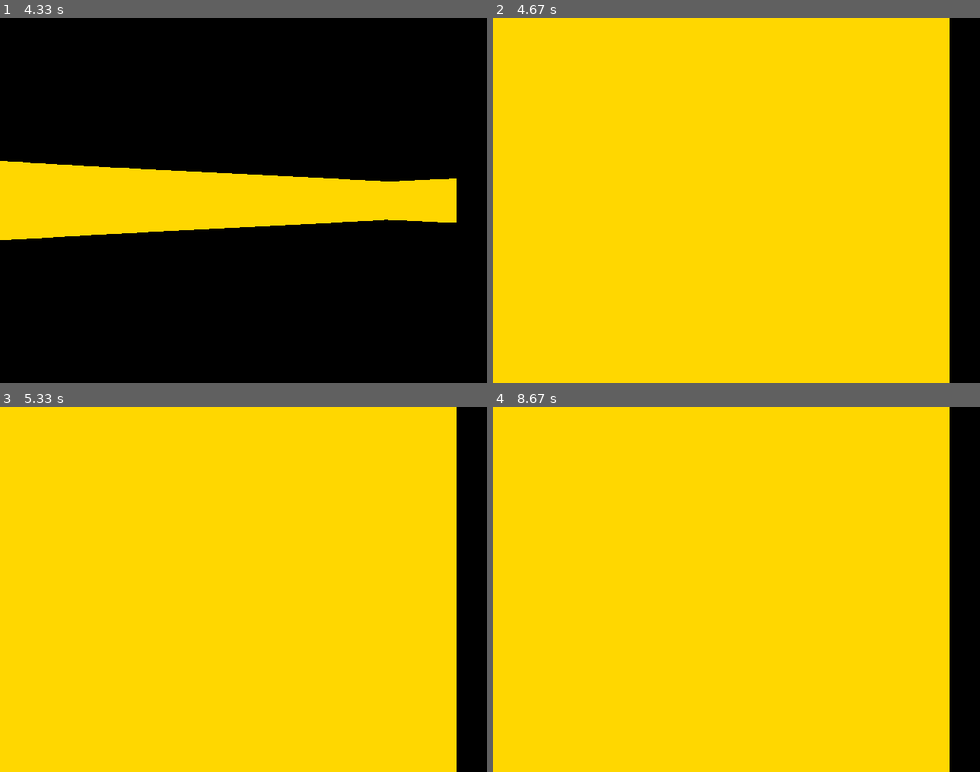
Above: before the commit, frames 1-4 (two rows, left to right).
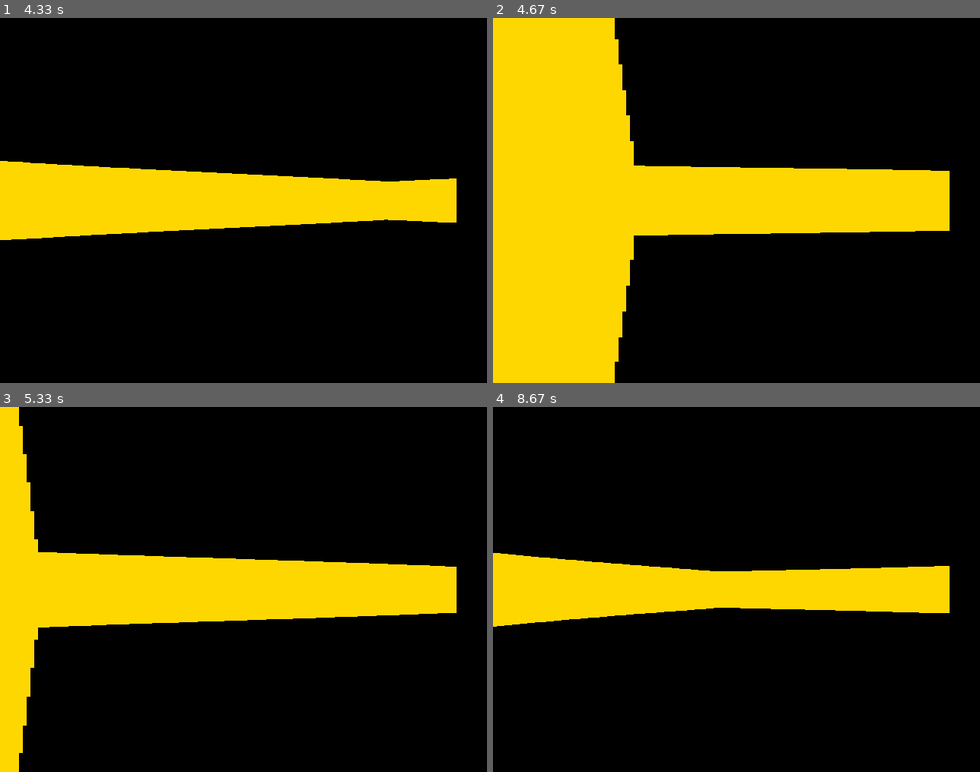
Above: after the commit, the same moments.

Repository: Ambreon866/raycasting-on-pygame
Game: pygame game, started from ray-млять.py
The game is run twice, just before and just after one commit, with the same random seed, the same clock (stepped at 60 frames per second) and the same inputs.
Inputs:
- Up to frame 1 (4.33 s): hold Right 0.33-0.8 s; hold Right 0.83-1.13 s; hold Right 1.17-1.63 s; hold Left 1.67-2.2 s; hold Down 2.23-2.53 s; hold Left 2.57-2.97 s; hold Up 3-3.37 s; hold Right 3.4-4.03 s; hold Down from 4.07 s (still down)
- Up to frame 2 (4.67 s): release Down at 4.43 s; hold Left from 4.47 s (still down)
- Up to frame 3 (5.33 s): release Left at 4.93 s; hold Right from 4.97 s (still down)
- Up to frame 4 (8.67 s): release Right at 5.43 s; hold Up 5.47-5.77 s; hold Right 5.8-6.27 s; hold Left 6.3-6.83 s; hold Down 6.87-7.17 s; hold Left 7.2-7.6 s; hold Up 7.63-8 s; hold Right from 8.03 s (still down)

Frame 1 is identical in both runs. In frame 2, 55% of the frame differs, in the area x 25-94%, y 0-100%; in frame 3, 73%; in frame 4, 81%, in the area x 0-94%, y 0-100%.

Commit message:
починил двери

Diff:
--- a/ray-млять.py
+++ b/ray-млять.py
@@ -22,11 +22,11 @@
 MAX_DEPTH = 800  # максимальная глубина проверки для луча
 SCALE = PROJECTION_PLANE_WIDTH // NUM_RAYS  # ширина полосы проекции для каждого луча
 
-# карта, определяющая стены ('#') и свободное просранство ('.')
+# карта, определяющая стены ('#'), свободное пространство ('.') и двери ('D')
 mini_map = [
     '########',
     '#......#',
-    '#......#',
+    '###D####',
     '#......#',
     '#......#',
     '#......#',
@@ -36,7 +36,12 @@
 
 # цвета
 BLACK = (0, 0, 0)  # черный цвет
-GOLD = (255, 215, 0)  # золотой цвет потому что дорого-богато
+GOLD = (255, 215, 0)  # золотой цвет
+GREEN = (0, 255, 0)  # зеленый цвет
+
+# состояние двери
+door_active = True
+door_open_time = 0
 
 # создание окна игры
 screen = pygame.display.set_mode((WIDTH, HEIGHT))
@@ -60,15 +65,24 @@
             map_x = int(target_x / TILE_SIZE)
             map_y = int(target_y / TILE_SIZE)
 
-            # если луч наткнулся на стену
-            if mini_map[map_y][map_x] == '#':
-                # корректируем глубину для устранения эффекта "рыбьего глаза"
-                depth *= math.cos(player_dir - start_angle)
-                # рассчитываем высоту стены
-                wall_height = 21000 / (depth + 0.0001)
-                # рисуем прямоугольник, представляющий стену
-                pygame.draw.rect(screen, GOLD, (ray * SCALE, HEIGHT // 2 - wall_height // 2, SCALE, wall_height))
-                break  # прекращаем дальнейшую проверку, так как стена найдена
+            # Проверка на выход за границы карты
+            if 0 <= map_x < MAP_WIDTH and 0 <= map_y < MAP_HEIGHT:
+                # если луч наткнулся на стену
+                if mini_map[map_y][map_x] == '#':
+                    # корректируем глубину для устранения эффекта "рыбьего глаза"
+                    depth *= math.cos(player_dir - start_angle)
+                    # рассчитываем высоту стены
+                    wall_height = 21000 / (depth + 0.0001)
+                    # рисуем прямоугольник, представляющий стену
+                    pygame.draw.rect(screen, GOLD, (ray * SCALE, HEIGHT // 2 - wall_height // 2, SCALE, wall_height))
+                    break  # прекращаем дальнейшую проверку, так как стена найдена
+                elif mini_map[map_y][map_x] == 'D':
+                    # Если дверь, проверяем, активна ли она
+                    if door_active:
+                        depth *= math.cos(player_dir - start_angle)
+                        wall_height = 21000 / (depth + 0.0001)
+                        pygame.draw.rect(screen, GREEN, (ray * SCALE, HEIGHT // 2 - wall_height // 2, SCALE, wall_height))
+                        break
 
         # Переходим к следующему углу для следующего луча
         start_angle += DELTA_ANGLE
@@ -91,13 +105,36 @@
     if keys[pygame.K_RIGHT]:
         player_dir += 0.04  # поворот вправо
     if keys[pygame.K_UP]:
-        # двигалка вперде
-        player_x += 5 * math.cos(player_dir)
-        player_y += 5 * math.sin(player_dir)
+        # расчет новой позиции
+        new_x = player_x + 5 * math.cos(player_dir)
+        new_y = player_y + 5 * math.sin(player_dir)
+        # переводим новые координаты в индексы карты
+        map_x = int(new_x / TILE_SIZE)
+        map_y = int(new_y / TILE_SIZE)
+        # проверяем, можно ли двигаться
+        if mini_map[map_y][map_x] != '#' or (mini_map[map_y][map_x] == 'D' and not door_active):
+            player_x = new_x
+            player_y = new_y
     if keys[pygame.K_DOWN]:
-        # двигалка назад
-        player_x -= 5 * math.cos(player_dir)
-        player_y -= 5 * math.sin(player_dir)
+        # расчет новой позиции
+        new_x = player_x - 5 * math.cos(player_dir)
+        new_y = player_y - 5 * math.sin(player_dir)
+        # переводим новые координаты в индексы карты
+        map_x = int(new_x / TILE_SIZE)
+        map_y = int(new_y / TILE_SIZE)
+        # проверяем, можно ли двигаться
+        if mini_map[map_y][map_x] != '#' or (mini_map[map_y][map_x] == 'D' and not door_active):
+            player_x = new_x
+            player_y = new_y
+
+    # Проверка нажатия пробела для открытия двери
+    if keys[pygame.K_SPACE] and door_active:
+        door_active = False
+        door_open_time = pygame.time.get_ticks()  # Запоминаем время открытия двери
+
+    # Проверяем, истекло ли 5 секунд с момента открытия двери
+    if not door_active and pygame.time.get_ticks() - door_open_time > 5000:
+        door_active = True  # Дверь снова активна
 
     # рендеринг мира с помощью алгоритма трассировки лучей
     ray_casting()
